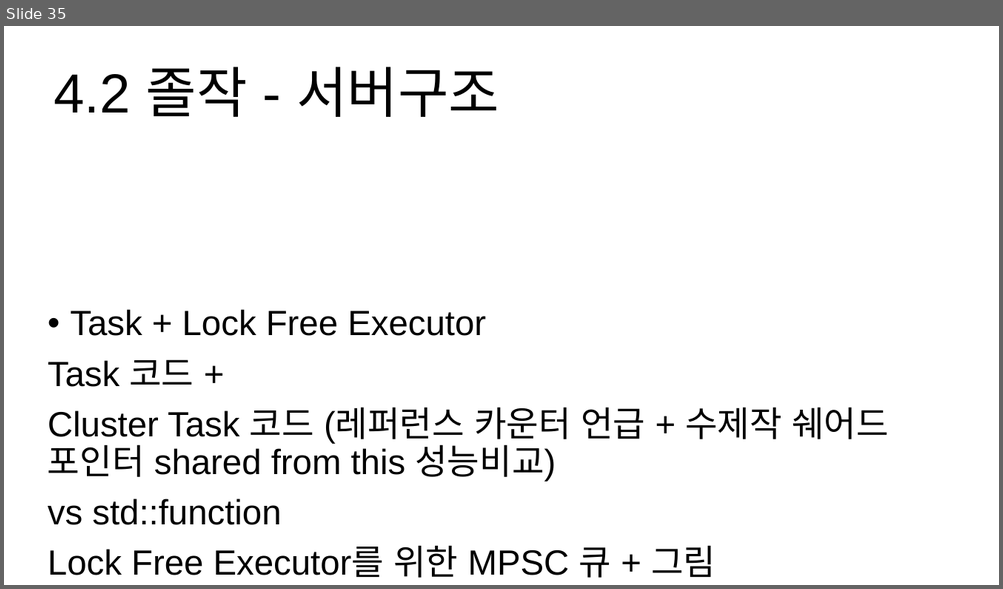
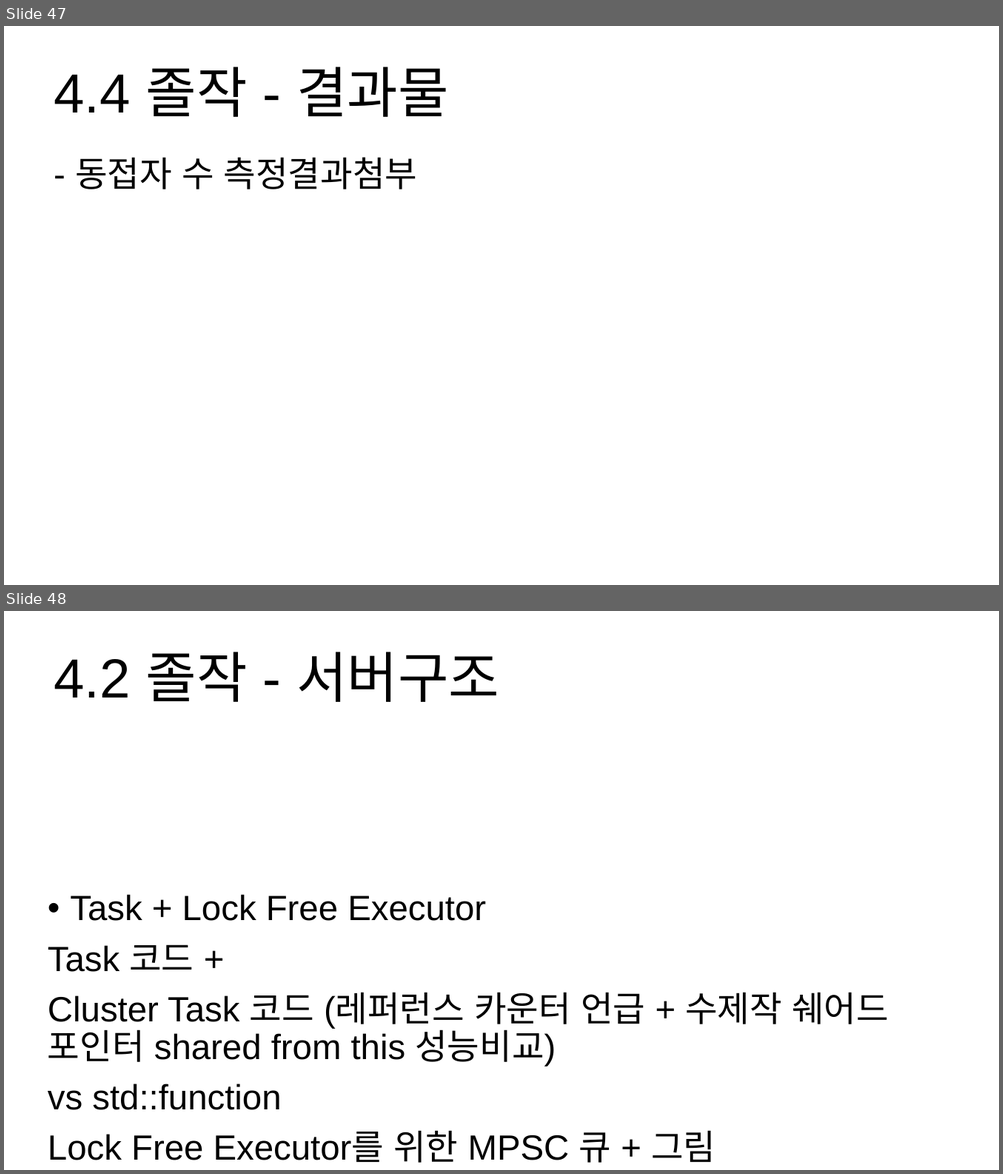
Before and after one commit to hypernagox/FYP_Evergreen, a slide deck: 포트폴리오/서버_최재혁/포트폴리오.pptx. Shown one above the other, each under a label of ours: slide 35 before the commit, slides 47 and 48 after it. The pictures are 1003x589 and 1003x1174 pixels, drawn with LibreOffice and Linux fonts; fonts in the diff are those of the drawing. Boxes give left, top, right and bottom in pixels: in the first picture for what was removed or moved away, otherwise in the second. Text is boxed around its words. In the diff, an @@ line names an element or a change of style, - is before the commit and + after.

```diff
--- a/포트폴리오/서버_최재혁/포트폴리오.pptx
+++ b/포트폴리오/서버_최재혁/포트폴리오.pptx
@@ slide 47 added at [4, 26, 999, 585], background #FFFFFF @@
@@ title added at [54, 67, 449, 117], 44 pt, text #000000 @@
+4.4 졸작 - 결과물
@@ text added at [75, 157, 417, 190], 28 pt, text #000000 @@
+- 동접자 수 측정결과첨부
@@ what was slide 35 is now slide 48 @@
```
Also in this commit, not shown: 3 slides changed, 12 other slides added, 8 other files.
